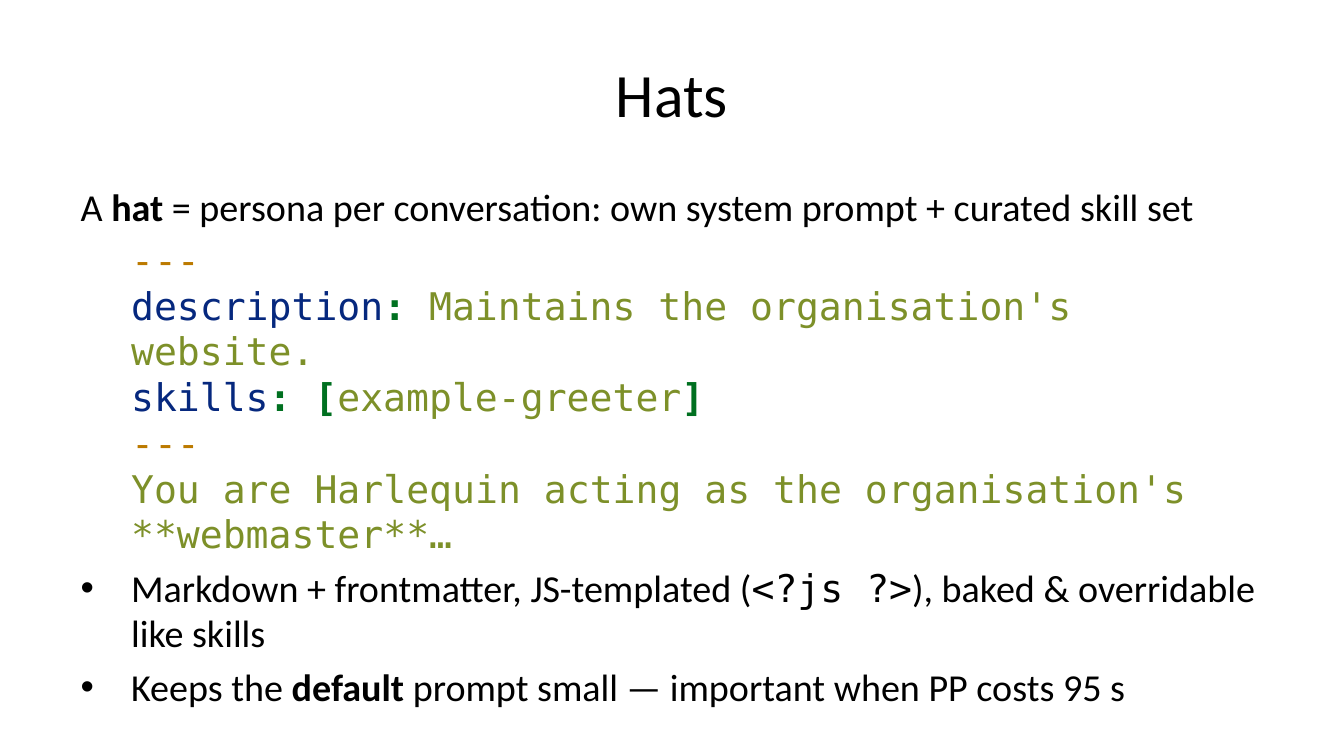
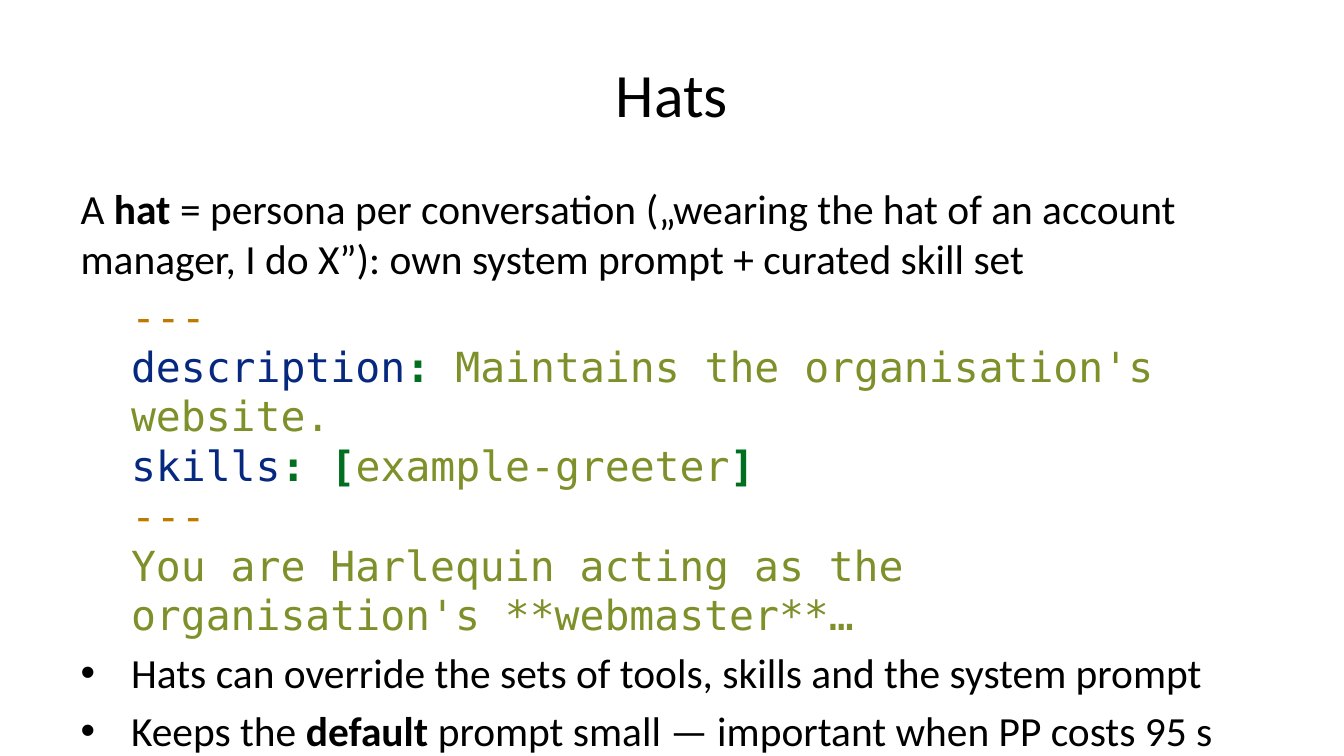
Before and after one commit to ivoras/harlequin, a slide deck: slide 21 of docs/croai2026/slides-pptx.pptx. Drawn at 1344x756 pixels with LibreOffice and Linux fonts; fonts in the diff are those of the drawing. Boxes give left, top, right and bottom in pixels: in the first picture for what was removed or moved away, otherwise in the second. Text is boxed around its words. In the diff, an @@ line names an element or a change of style, - is before the commit and + after.

```diff
--- a/docs/croai2026/slides-pptx.pptx
+++ b/docs/croai2026/slides-pptx.pptx
@@ text at [81, 194, 1175, 281]: text changed; size 20.4 to 22.2 pt @@
-A hat = persona per conversation: own system prompt + curated skill set
+A hat = persona per conversation („wearing the hat of an account manager, I do X”): own system prompt + curated skill set
@@ text at [131, 350, 1212, 753]: size 20.4 to 22.2 pt in "--- description: Maintains the organisation's website. skill ...", "Keeps the default prompt small — important ..." @@
@@ text at [131, 659, 1202, 695]: text changed; size 20.4 to 22.2 pt @@
-• Markdown + frontmatter, JS-templated (<?js ?>), baked & overridable like skills
+• Hats can override the sets of tools, skills and the system prompt
```
Also in this commit, not shown: 4 other slides changed, 1 slide added, 1 slide removed.
